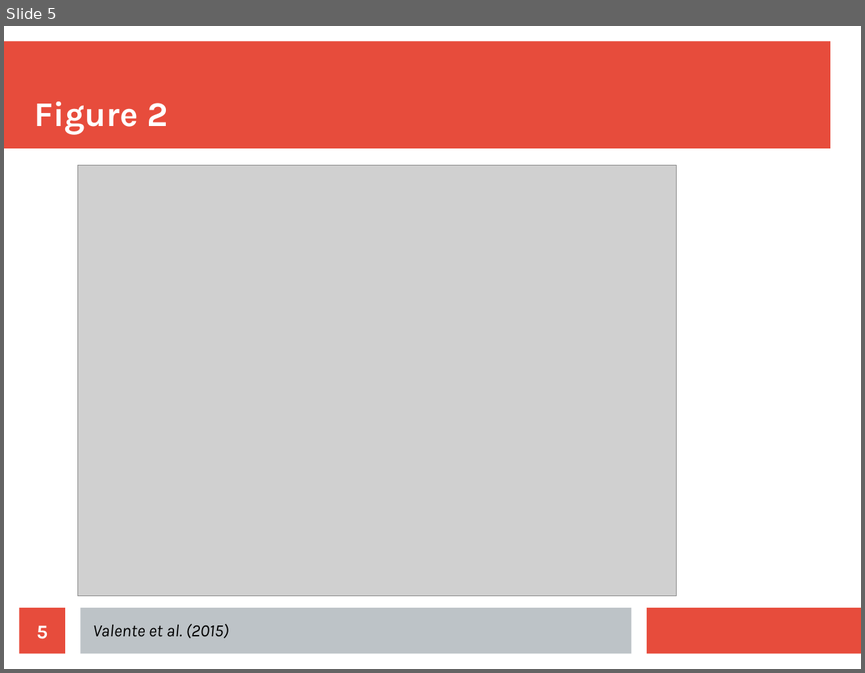
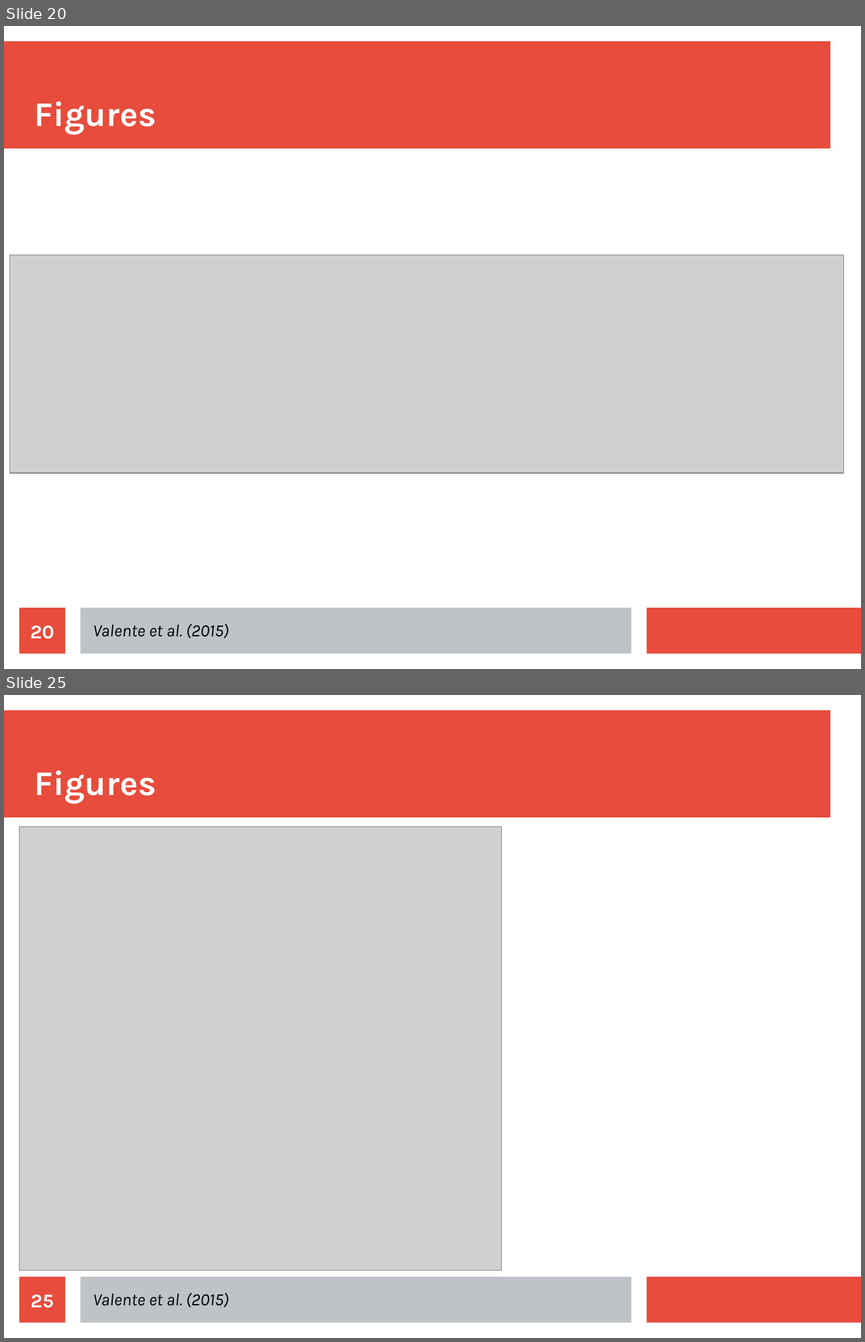
Before and after one commit to richelbilderbeek/Science, a slide deck: Bilderbeek20180622/Bilderbeek20180622.odp. Shown one above the other, each under a label of ours: slide 5 before the commit, slides 20 and 25 after it; the slides between them are not shown. The pictures are 865x673 and 865x1342 pixels, drawn with LibreOffice and Linux fonts; fonts in the diff are those of the drawing; grey boxes stand for pictures. Boxes give left, top, right and bottom in pixels: in the first picture for what was removed or moved away, otherwise in the second. Text is boxed around its words. In the diff, an @@ line names an element or a change of style, - is before the commit and + after.

```diff
--- a/Bilderbeek20180622/Bilderbeek20180622.odp
+++ b/Bilderbeek20180622/Bilderbeek20180622.odp
@@ slide 25 added at (x1=4, y1=695, x2=861, y2=1338), background #FFFFFF; not listed: 3 template elements that a slide beside it also shows @@
@@ title added at (x1=35, y1=770, x2=156, y2=803), 32 pt, text #FFFFFF, bold @@
+Figures
@@ picture added at (x1=20, y1=826, x2=502, y2=1270) @@
@@ page number added at (x1=20, y1=1276, x2=65, y2=1323), fill #E74C3C, 18 pt, text #FFFFFF, bold @@
+25
@@ text added at (x1=93, y1=1293, x2=228, y2=1307), 16 pt, text #000000, italic @@
+Valente et al. (2015)
@@ what was slide 5 is now slide 20 @@
@@ slide 20 changed as well @@
@@ title at (x1=35, y1=101, x2=156, y2=134): text changed @@
-Figure 2
+Figures
@@ picture resized from (x1=78, y1=165, x2=677, y2=596) to (x1=9, y1=254, x2=844, y2=472) @@
@@ page number at (x1=31, y1=625, x2=54, y2=639): text changed @@
-5
+20
```
Also in this commit, not shown: 6 other slides changed, 12 other slides added, 10 other files.
